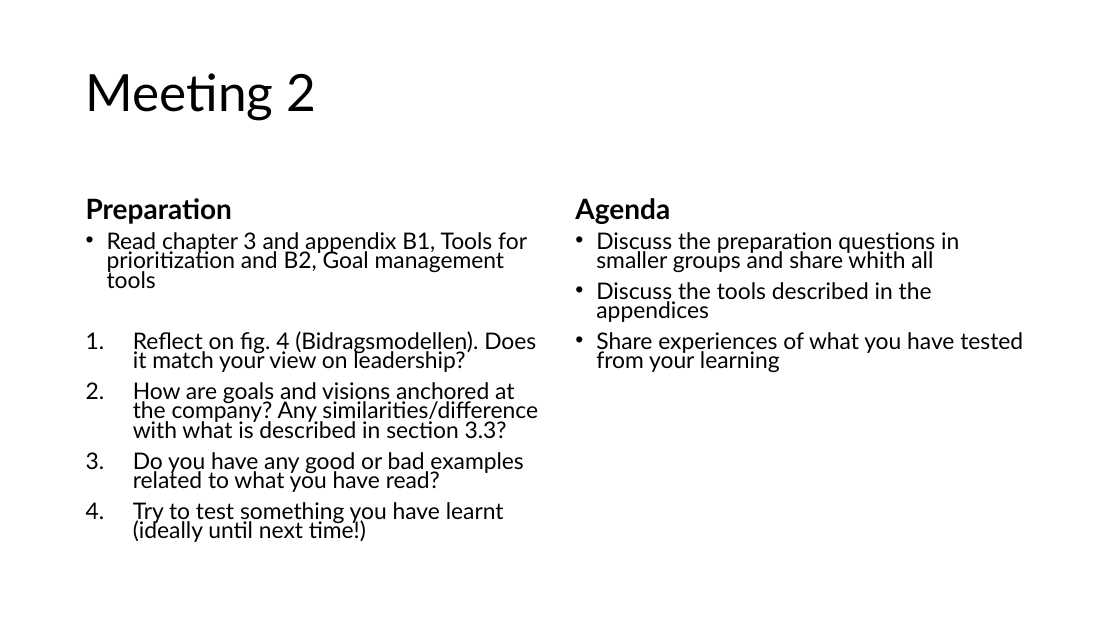
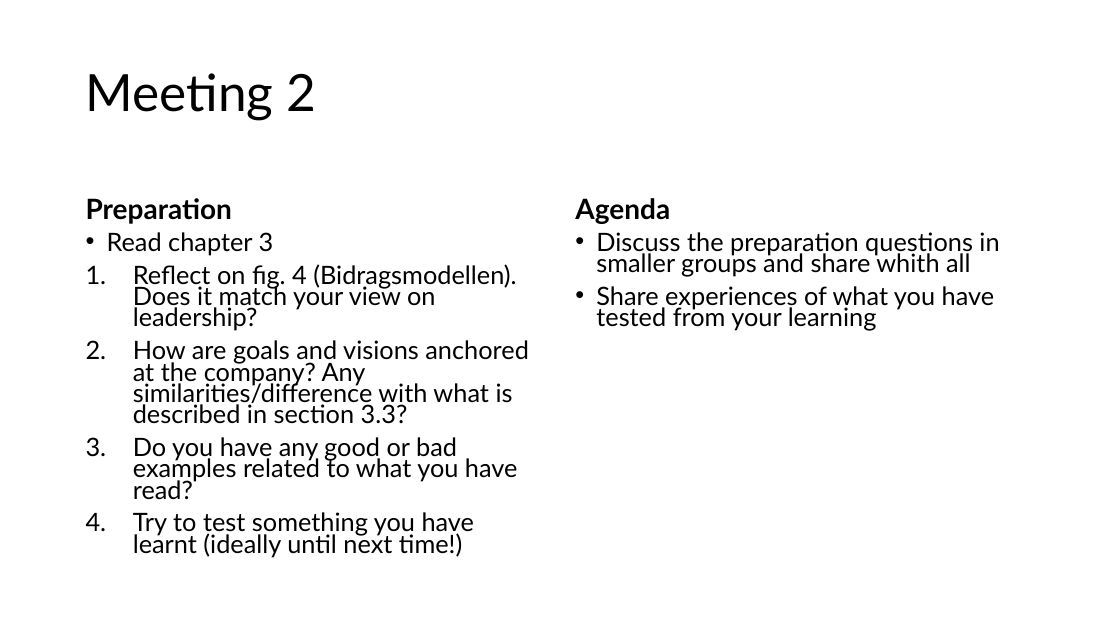
Before and after one commit to lurra/lean, a slide deck: slide 2 of book-club/book-club-meetings.pptx (slide 1 before the commit). Drawn at 1120x630 pixels with LibreOffice and Linux fonts; fonts in the diff are those of the drawing. Boxes give left, top, right and bottom in pixels: in the first picture for what was removed or moved away, otherwise in the second. Text is boxed around its words. In the diff, an @@ line names an element or a change of style, - is before the commit and + after.

Commit message:
Shorter meetin 2, add meeting 3

```diff
--- a/book-club/book-club-meetings.pptx
+++ b/book-club/book-club-meetings.pptx
@@ text at bbox=[107, 232, 274, 255]: text changed; size 19.6 to 21.7 pt @@
-• Read chapter 3 and appendix B1, Tools for prioritization and B2, Goal management tools
+• Read chapter 3
@@ text "Discuss the preparation questions in ..." at bbox=[596, 232, 999, 331]: size 19.6 to 21.7 pt @@
@@ text at bbox=[133, 264, 529, 557]: size 19.6 to 21.7 pt @@
@@ text at bbox=[596, 282, 932, 322]: paragraph removed @@
-• Discuss the tools described in the appendices
```
Also in this commit, not shown: 1 slide added.
